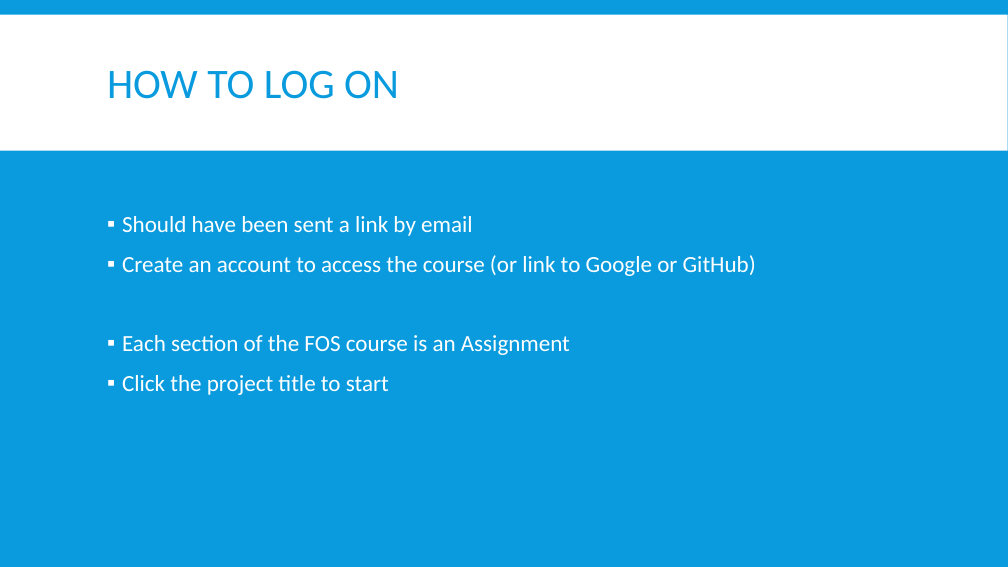
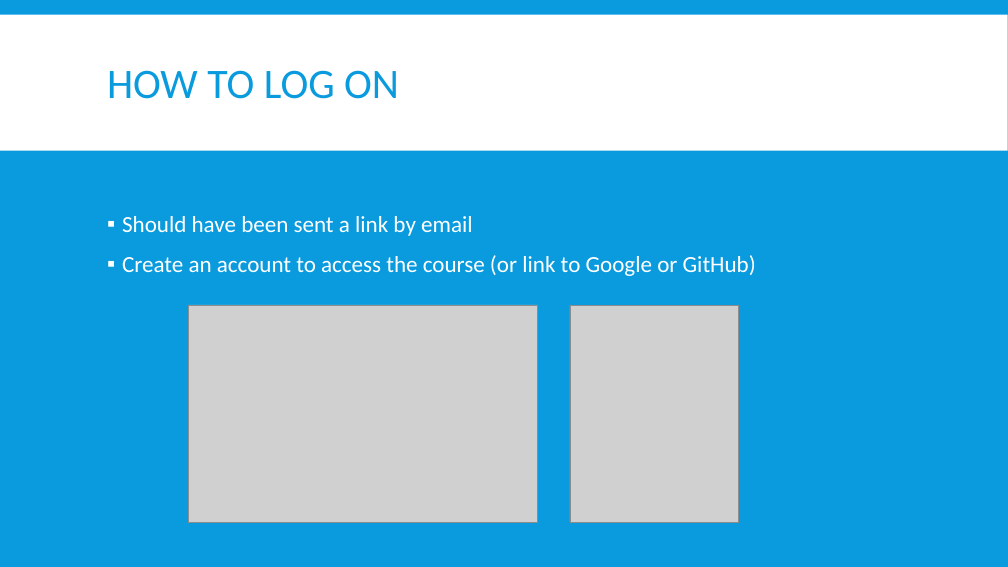
Before and after one commit to FOS-MDS/r_introduction, a slide deck: slide 3 of source/Lecture-Slides_R-StudioCloud.pptx. Drawn at 1008x567 pixels with LibreOffice and Linux fonts; fonts in the diff are those of the drawing; grey boxes stand for pictures. Boxes give left, top, right and bottom in pixels: in the first picture for what was removed or moved away, otherwise in the second. Text is boxed around its words. In the diff, an @@ line names an element or a change of style, - is before the commit and + after.

Commit message:
update lecture

```diff
--- a/source/Lecture-Slides_R-StudioCloud.pptx
+++ b/source/Lecture-Slides_R-StudioCloud.pptx
@@ picture added at [189, 305, 538, 522] @@
@@ picture added at [570, 306, 738, 523] @@
@@ text at [122, 335, 570, 395]: paragraphs removed @@
-▪ Each section of the FOS course is an Assignment
-▪ Click the project title to start
```
Also in this commit, not shown: 1 slide added, 1 other file.
